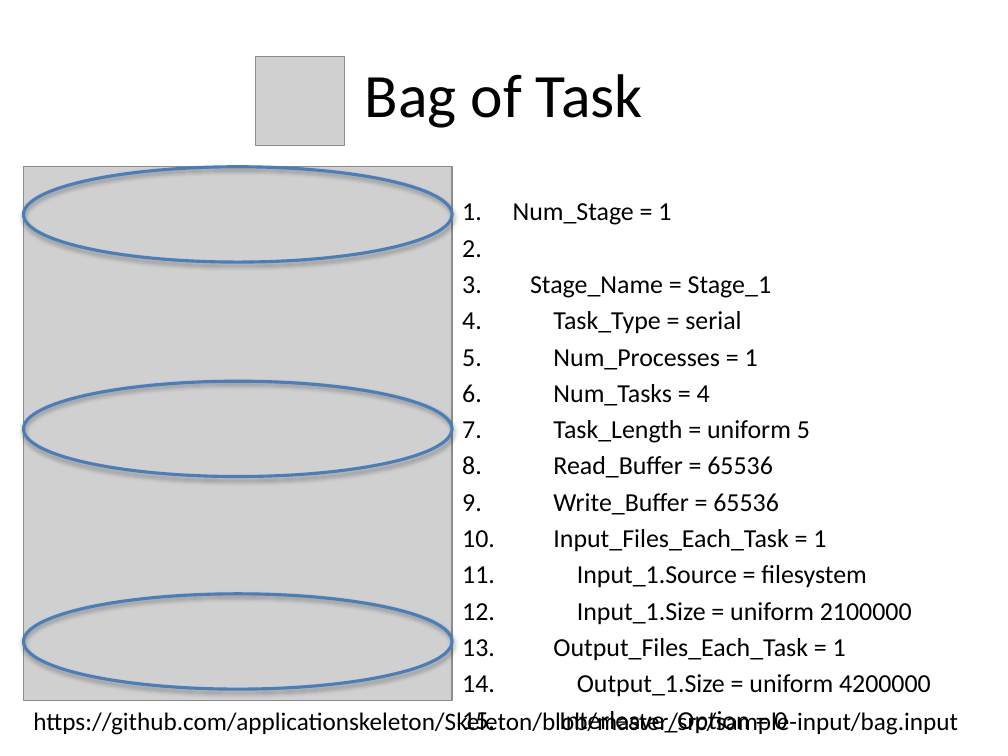
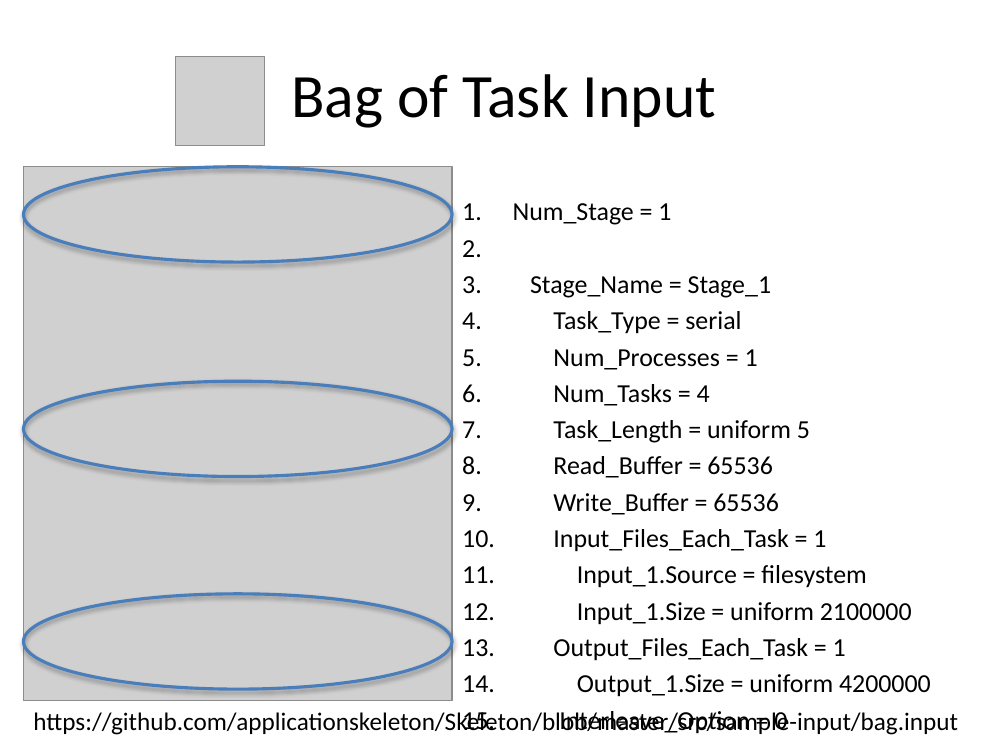
Before and after one commit to applicationskeleton/Skeleton, a slide deck: slide 5 of tutorial/skeleton-tutorial.pptx (slide 3 before the commit). Drawn at 1008x756 pixels with LibreOffice and Linux fonts; fonts in the diff are those of the drawing; grey boxes stand for pictures. Boxes give left, top, right and bottom in pixels: in the first picture for what was removed or moved away, otherwise in the second. Text is boxed around its words. In the diff, an @@ line names an element or a change of style, - is before the commit and + after.

```diff
--- a/tutorial/skeleton-tutorial.pptx
+++ b/tutorial/skeleton-tutorial.pptx
@@ picture: place and size @@
-picture at [256, 56, 346, 146]
+picture at [175, 56, 265, 146]
@@ title at [291, 74, 716, 128]: text changed @@
-Bag of Task
+Bag of Task Input
```
Also in this commit, not shown: 10 other slides changed, 5 slides added, 1 other file.
